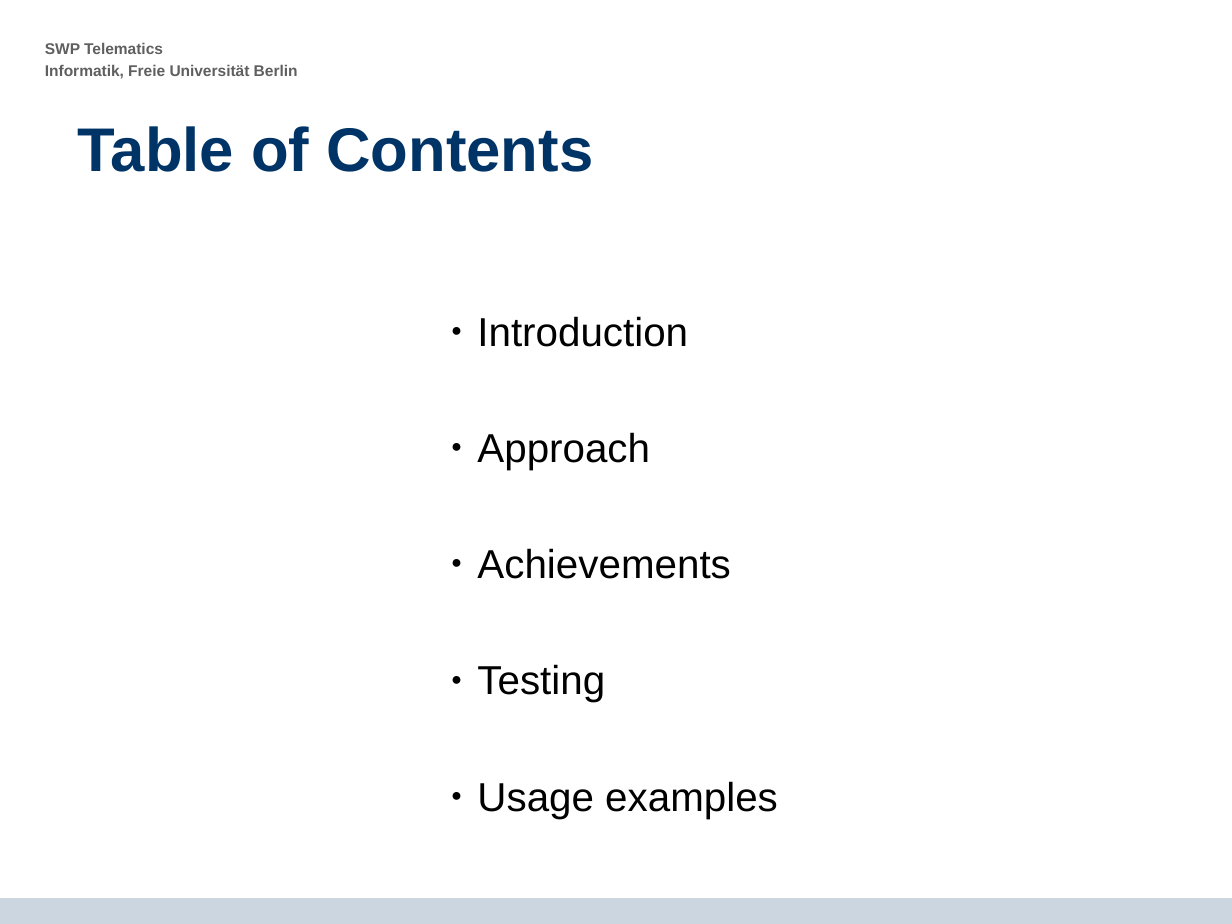
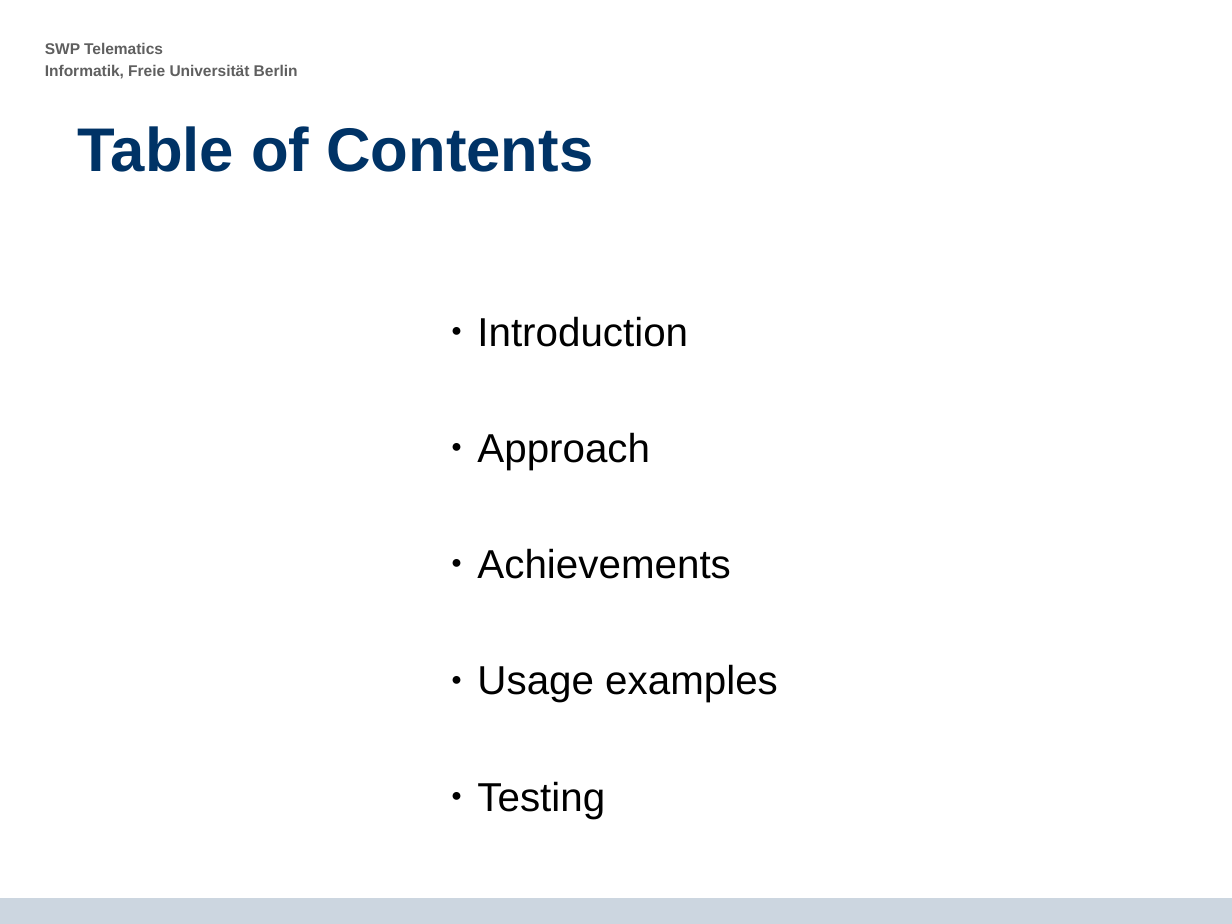
Before and after one commit to krf/cbor-for-riot, a slide deck: slide 2 of CBOR-Presentation_2014-07-15_final_presentation_v4.odp. Drawn at 1232x924 pixels with LibreOffice and Linux fonts; fonts in the diff are those of the drawing; background and template pictures are left out. Boxes give left, top, right and bottom in pixels: in the first picture for what was removed or moved away, otherwise in the second. Text is boxed around its words. In the diff, an @@ line names an element or a change of style, - is before the commit and + after.

```diff
--- a/CBOR-Presentation_2014-07-15_final_presentation_v4.odp
+++ b/CBOR-Presentation_2014-07-15_final_presentation_v4.odp
@@ text at [477, 664, 778, 702]: paragraph added @@
+  ● Usage examples
@@ text at [477, 781, 778, 818]: paragraph removed @@
-  ● Usage examples
```
Also in this commit, not shown: 8 other slides changed, 2 slides added, 1 slide removed.
